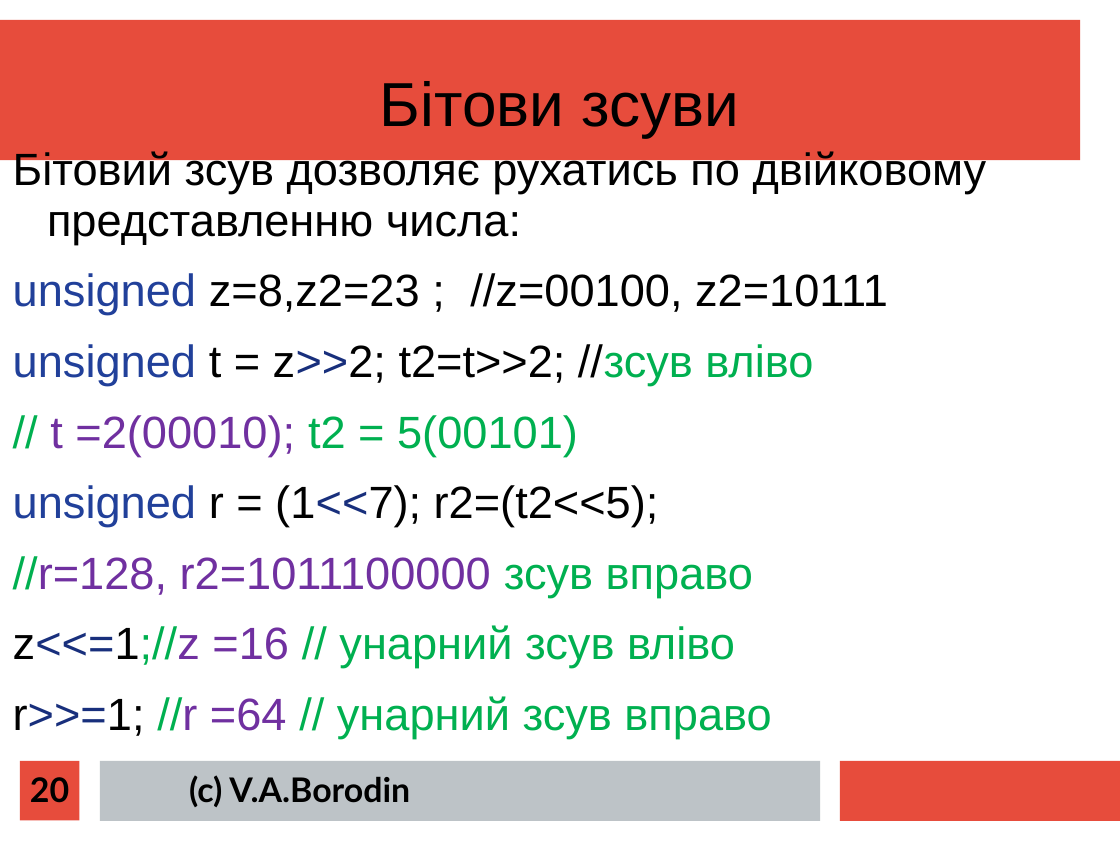
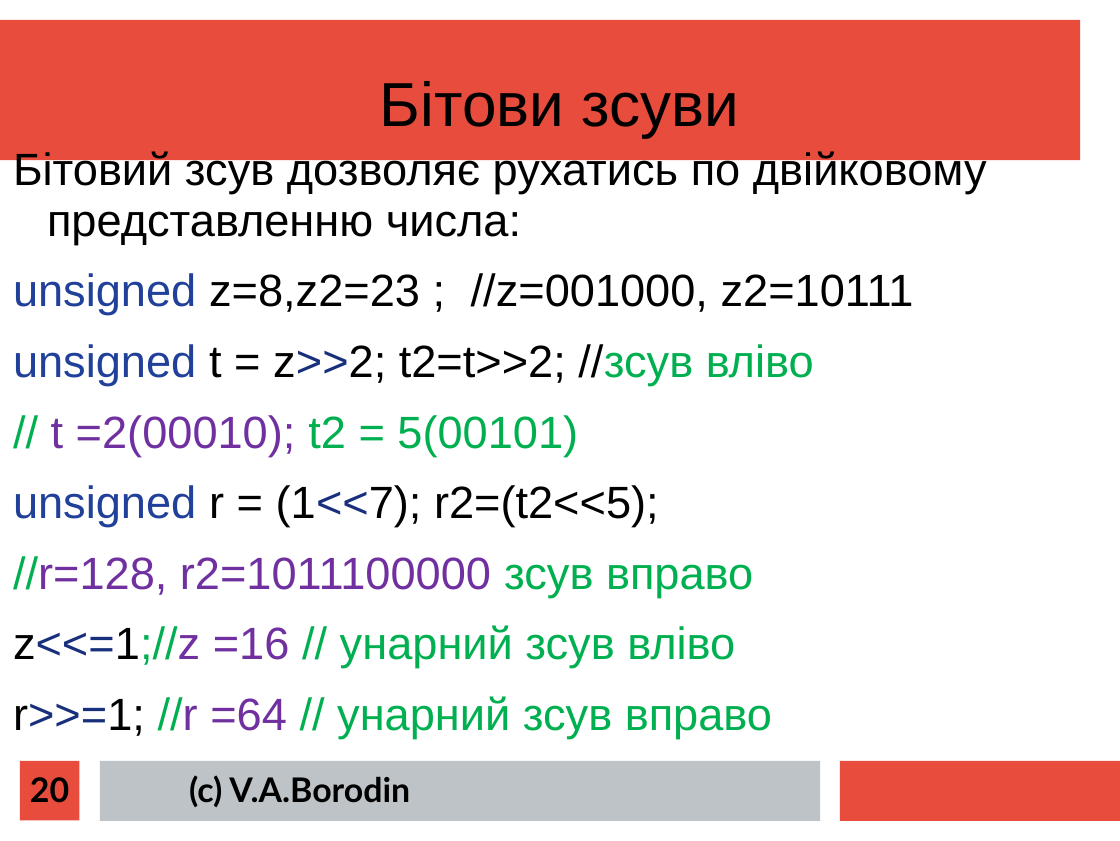
Before and after one commit to mecchmatProjects/CppCourse, a slide deck: slide 20 of Lect02/CppTutorUkr1.ppt. Drawn at 1120x841 pixels with LibreOffice and Linux fonts; fonts in the diff are those of the drawing. Boxes give left, top, right and bottom in pixels: in the first picture for what was removed or moved away, otherwise in the second. Text is boxed around its words. In the diff, an @@ line names an element or a change of style, - is before the commit and + after.

```diff
--- a/Lect02/CppTutorUkr1.ppt
+++ b/Lect02/CppTutorUkr1.ppt
@@ text at (13,273,914,315): text changed @@
-unsigned z=8,z2=23 ; //z=00100, z2=10111
+unsigned z=8,z2=23 ; //z=001000, z2=10111
```
Also in this commit, not shown: 16 other slides changed, 1 slide added, 13 other files.
